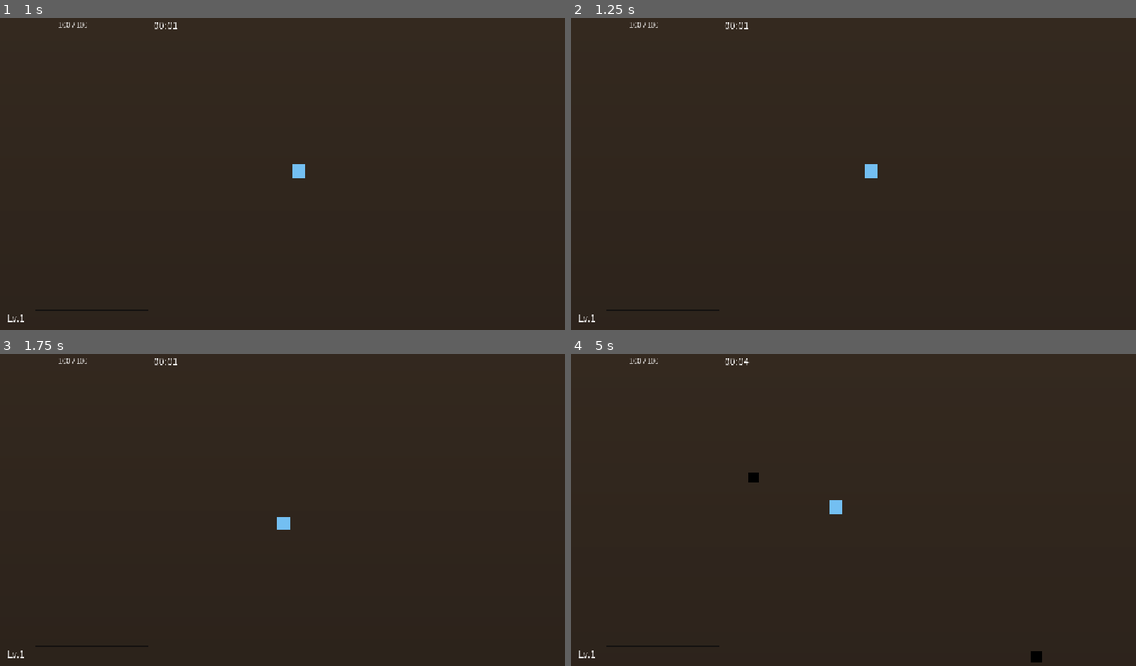
Above: before the commit, frames 1-4 (two rows, left to right).
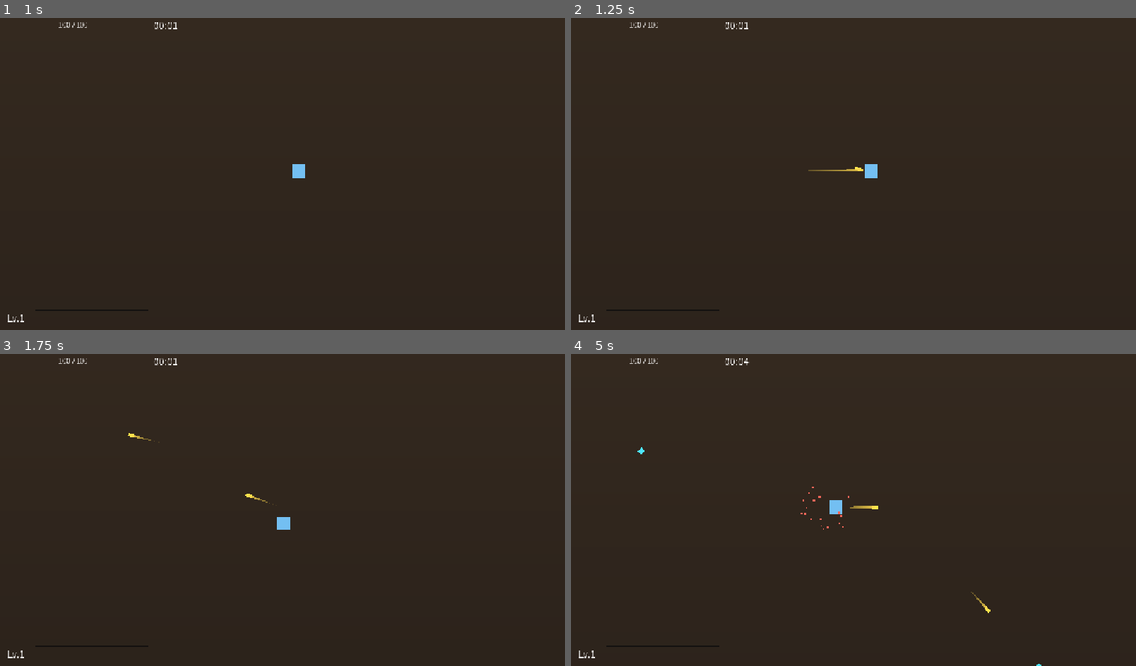
Above: after the commit, the same moments.

Repository: godlikeking/Wasteland-Overdrive
Game: Godot game, scene res://scenes/main.tscn
Two runs of this game, one before a commit and one after it. Both use one fixed random seed, a clock stepped at 60 frames per second and the inputs below.
Inputs:
- Up to frame 1 (1 s): tap Enter at 0.5 s; hold D (move_right) from 0.53 s (still down)
- Up to frame 2 (1.25 s): keep holding D (move_right)
- Up to frame 3 (1.75 s): release D (move_right) at 1.28 s; hold S (move_down) from 1.28 s (still down)
- Up to frame 4 (5 s): release S (move_down) at 2.03 s; hold D (move_right) 2.03-2.78 s; hold W (move_up) 2.78-3.53 s; hold A (move_left) from 3.53 s (still down)

Frame 1 is identical in both runs. In frame 2, less than 0.1% of the frame differs, in the area x 42-52%, y 47-50%; in frame 3, less than 0.1%; in frame 4, 0.3%, in the area x 11-84%, y 29-100%.

Commit message:
fix(weapons): start fire timer in _post_setup, not _ready
WeaponDirector calls setup() AFTER add_child, so during _ready the
weapon's config is still null. Previously, BulletVolleyWeapon/Orbiting
BladesWeapon/ChainLightningWeapon all read config.blade_dash_interval
or get_fire_interval() in _ready, which computed wait_time =
1.0/maxf(0.05, 0) = 20s. Result: the player never auto-fired.

- BaseWeapon gains _ready_called flag and _post_setup() hook
- Subclasses move timer.start() (and any setup that needs config) into
  _post_setup(), which fires when setup() is called post-add_child
- OrbitingBladesWeapon now also delegates setup() to super so the
  config is actually stored (it was a local stub before)

Diff:
--- a/scripts/weapons/bullet_volley.gd
+++ b/scripts/weapons/bullet_volley.gd
@@ -7,14 +7,21 @@
 
 func _ready() -> void:
 	super._ready()
-	timer.one_shot = false
-	timer.timeout.connect(_on_fire)
+	# Hook up the signal now, but DON'T start the timer until setup() injects
+	# the config. Otherwise the first wait_time = 0/0 = ~20s.
+	if timer:
+		timer.one_shot = false
+		timer.timeout.connect(_on_fire)
+
+func _post_setup() -> void:
+	if timer == null:
+		return
 	timer.wait_time = get_fire_interval()
 	timer.start()
 
 func _process(_delta: float) -> void:
 	# Keep fire interval in sync with dynamic multipliers.
-	if timer and abs(timer.wait_time - get_fire_interval()) > 0.02:
+	if timer and config != null and abs(timer.wait_time - get_fire_interval()) > 0.02:
 		timer.wait_time = get_fire_interval()
 		if timer.is_stopped():
 			timer.start()
--- a/scripts/weapons/chain_lightning.gd
+++ b/scripts/weapons/chain_lightning.gd
@@ -10,9 +10,13 @@
 
 func _ready() -> void:
 	super._ready()
-	timer.wait_time = config.chain_cooldown if config else 1.6
 	timer.one_shot = false
 	timer.timeout.connect(_on_tick)
+
+func _post_setup() -> void:
+	if timer == null:
+		return
+	timer.wait_time = config.chain_cooldown
 	timer.start()
 
 func _process(_delta: float) -> void:
--- a/scripts/weapons/orbiting_blades.gd
+++ b/scripts/weapons/orbiting_blades.gd
@@ -14,18 +14,24 @@
 var _next_dash_index: int = 0
 
 func setup(config: WeaponConfig, level: int = 1) -> void:
-	# Local stub kept to mirror Weapon.setup() — the real setup is on the
-	# base class. Provided here so WeaponDirector can call it safely if it
-	# dispatches to subclasses directly.
-	pass
+	# Delegate to base so config/level are stored and _post_setup() is called.
+	super.setup(config, level)
 
 func setup_blade_scene(scene: PackedScene) -> void:
 	blade_scene = scene
 
 func _ready() -> void:
 	super._ready()
-	_timer.wait_time = config.blade_dash_interval if config else 1.6
 	_timer.timeout.connect(_on_dash)
+	# Build initial blades in case blade_scene is injected BEFORE add_child
+	# (via setup_blade_scene in WeaponDirector).
+	if _ready_called and blade_scene != null and config != null and _blades.is_empty():
+		_build_blades()
+
+func _post_setup() -> void:
+	if _timer == null:
+		return
+	_timer.wait_time = config.blade_dash_interval
 	_timer.start()
 	_build_blades()
 
--- a/scripts/weapons/weapon.gd
+++ b/scripts/weapons/weapon.gd
@@ -10,17 +10,28 @@
 var _damage: float = 0.0
 var _fire_rate: float = 0.0
 var _owner: Node2D            # the player body; we read its group
+var _ready_called: bool = false
 
 func _ready() -> void:
+	_ready_called = true
 	_owner = get_tree().get_first_node_in_group("player")
-	_recompute_stats()
+	# Only recompute if config has been injected before _ready ran. WeaponDirector
+	# calls setup() AFTER add_child, so subclasses should defer real work to
+	# setup() (or check _ready_called there).
+	if config != null:
+		_recompute_stats()
+		_post_setup()
+
+# Called by subclasses after the weapon is fully configured. Default is a no-op.
+func _post_setup() -> void:
+	pass
 
 func setup(p_config: WeaponConfig, p_level: int = 1) -> void:
 	config = p_config
 	level = p_level
 	_recompute_stats()
-	if is_node_ready():
-		_recompute_stats()
+	if _ready_called:
+		_post_setup()
 
 func _recompute_stats() -> void:
 	if config == null:
